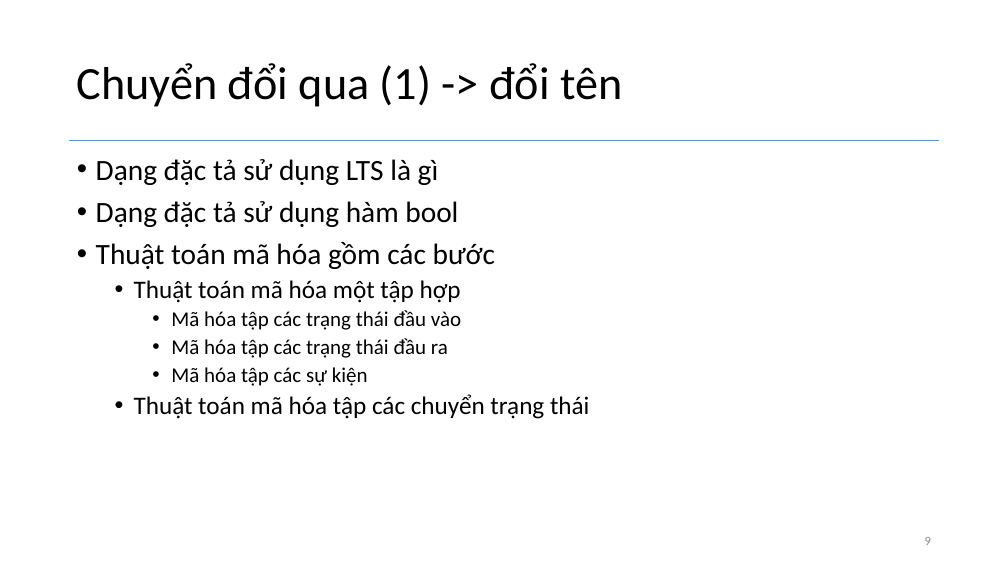
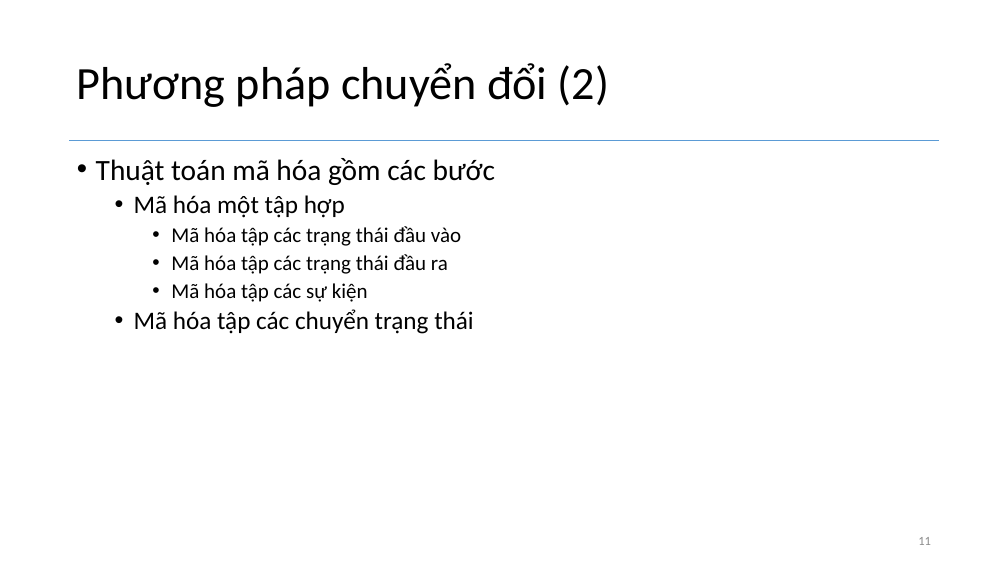
Before and after one commit to hunglv54/master, a slide deck: slide 11 of slide/hunglv_BaoCaoTienDo.pptx (slide 9 before the commit). Drawn at 1008x567 pixels with LibreOffice and Linux fonts; fonts in the diff are those of the drawing. Boxes give left, top, right and bottom in pixels: in the first picture for what was removed or moved away, otherwise in the second. Text is boxed around its words. In the diff, an @@ line names an element or a change of style, - is before the commit and + after.

```diff
--- a/slide/hunglv_BaoCaoTienDo.pptx
+++ b/slide/hunglv_BaoCaoTienDo.pptx
@@ title at bbox=[77, 63, 609, 107]: text changed @@
-Chuyển đổi qua (1) -> đổi tên
+Phương pháp chuyển đổi (2)
@@ text at bbox=[96, 159, 458, 227]: paragraphs removed @@
-• Dạng đặc tả sử dụng LTS là gì
-• Dạng đặc tả sử dụng hàm bool
@@ text at bbox=[134, 195, 345, 218]: text changed @@
-  • Thuật toán mã hóa một tập hợp
+  • Mã hóa một tập hợp
@@ text at bbox=[134, 309, 473, 334]: text changed @@
-  • Thuật toán mã hóa tập các chuyển trạng thái
+  • Mã hóa tập các chuyển trạng thái
@@ page number at bbox=[918, 537, 931, 545]: text changed @@
-9
+11
```
Also in this commit, not shown: 9 other slides changed, 3 slides added, 30 other files.
